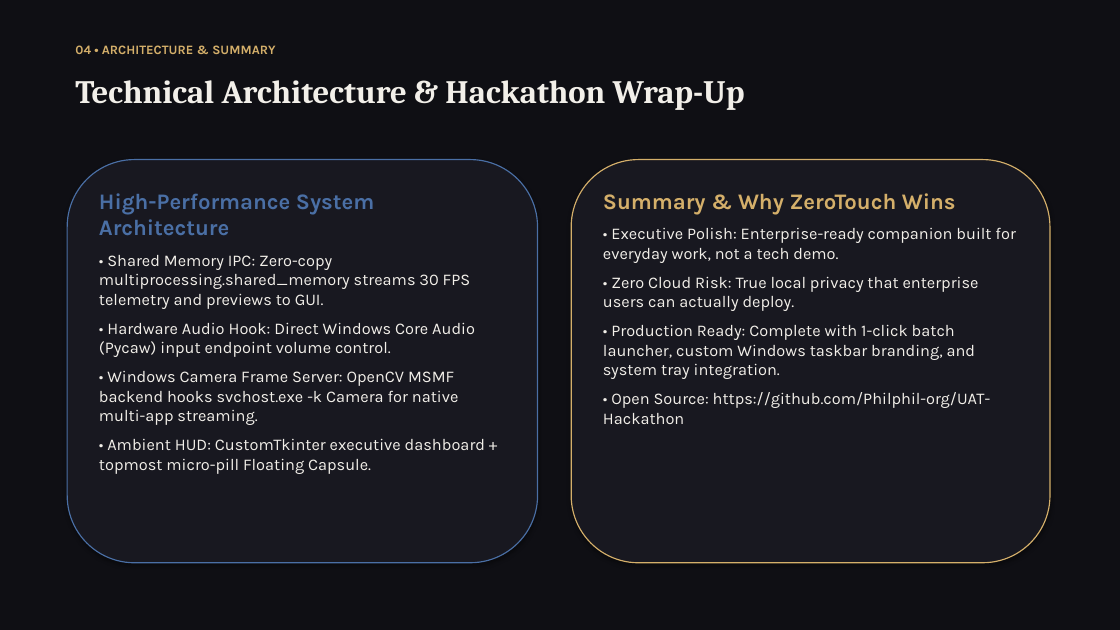
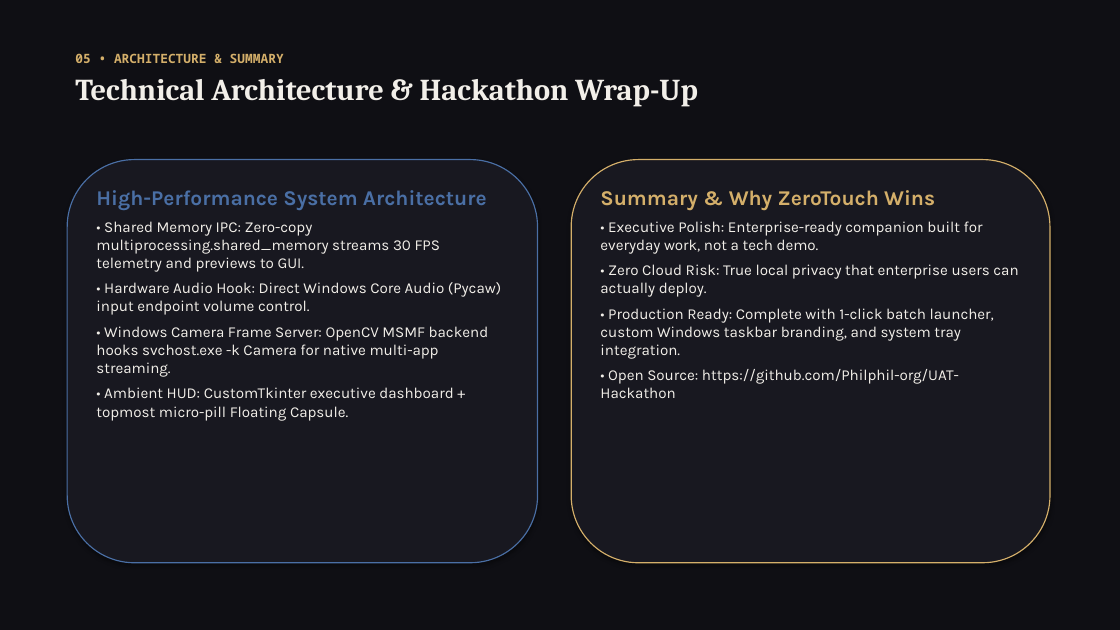
Before and after one commit to Philphil-org/UAT-Hackathon, a slide deck: slide 6 of ZeroTouch_PitchDeck.pptx (slide 5 before the commit). Drawn at 1120x630 pixels with LibreOffice and Linux fonts; fonts in the diff are those of the drawing. Boxes give left, top, right and bottom in pixels: in the first picture for what was removed or moved away, otherwise in the second. Text is boxed around its words. In the diff, an @@ line names an element or a change of style, - is before the commit and + after.

```diff
--- a/ZeroTouch_PitchDeck.pptx
+++ b/ZeroTouch_PitchDeck.pptx
@@ text "05 • ARCHITECTURE & SUMMARY": place and size @@
-text "05 • ARCHITECTURE & SUMMARY" at bbox=[75, 80, 745, 110]
+text "05 • ARCHITECTURE & SUMMARY" at bbox=[75, 53, 698, 107]
@@ text at bbox=[75, 53, 284, 63]: paragraph added @@
+05 • ARCHITECTURE & SUMMARY
@@ text removed at bbox=[75, 45, 275, 54] @@
-04 • ARCHITECTURE & SUMMARY
@@ text at bbox=[75, 79, 698, 107]: size 28 to 26 pt in "Technical Architecture & Hackathon Wrap-Up"; more space between paragraphs @@
@@ text "High-Performance System Architecture" at bbox=[96, 190, 501, 421]: size 19 to 18 pt in "High-Performance System Architecture"; size 14 to 13 pt; less space between paragraphs @@
@@ text "Summary & Why ZeroTouch Wins" at bbox=[600, 190, 1018, 398]: size 19 to 18 pt in "Summary & Why ZeroTouch Wins"; size 14 to 13 pt; less space between paragraphs @@
```
Also in this commit, not shown: 4 other slides changed, 1 slide added.
